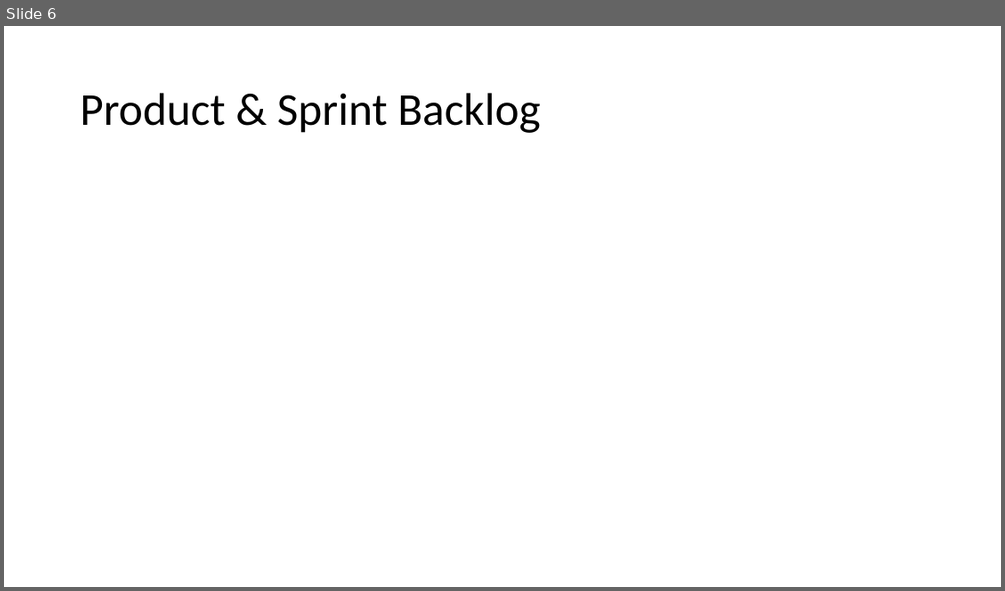
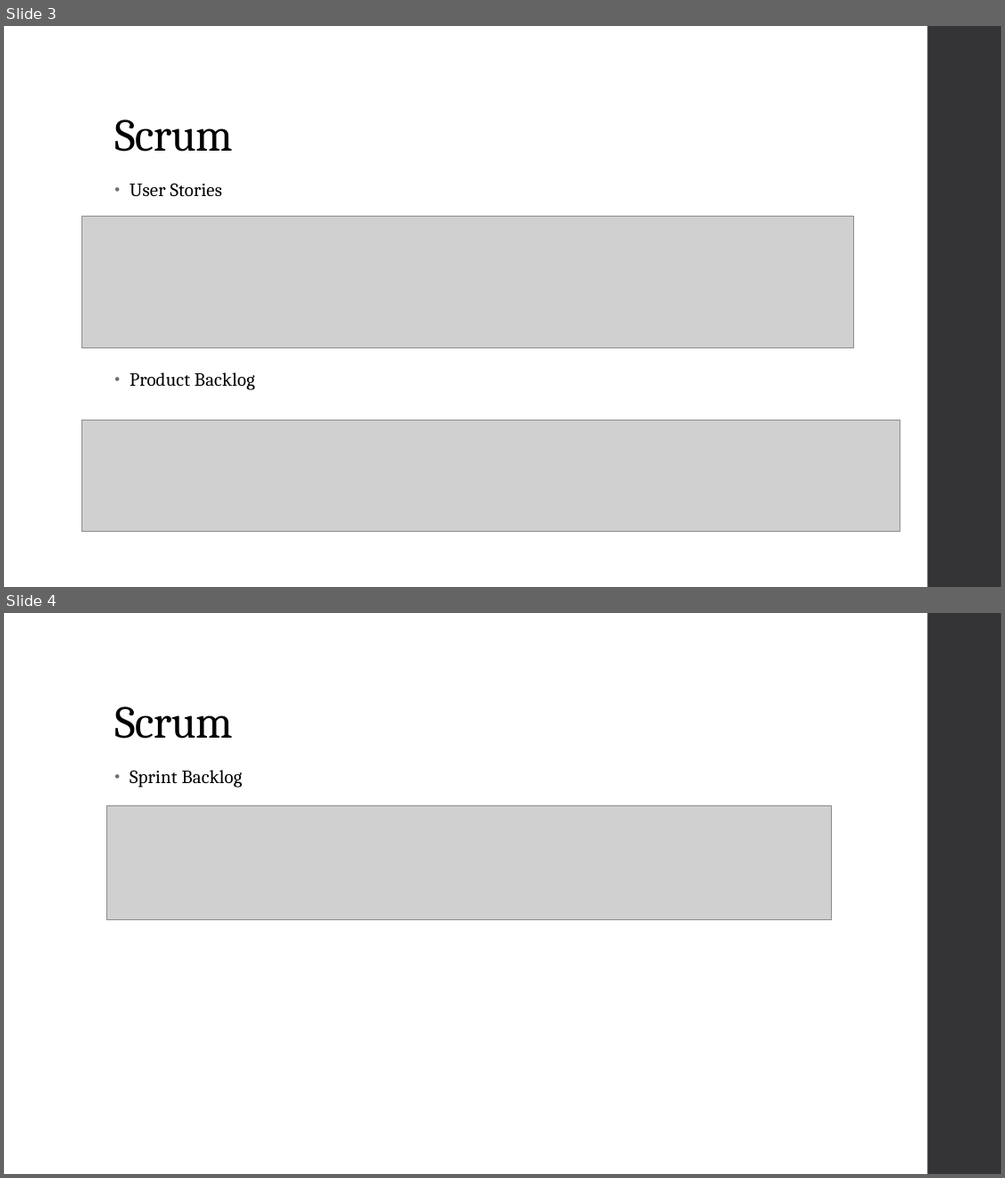
Before and after one commit to SWEHashiSG/hashi, a slide deck: documentation/Präsentation_Hashi_TeamSG.pptx. Shown one above the other, each under a label of ours: slide 6 before the commit, slides 3 and 4 after it. The pictures are 1005x591 and 1005x1178 pixels, drawn with LibreOffice and Linux fonts; fonts in the diff are those of the drawing; grey boxes stand for pictures. Boxes give left, top, right and bottom in pixels: in the first picture for what was removed or moved away, otherwise in the second. Text is boxed around its words. In the diff, an @@ line names an element or a change of style, - is before the commit and + after.

```diff
--- a/documentation/Präsentation_Hashi_TeamSG.pptx
+++ b/documentation/Präsentation_Hashi_TeamSG.pptx
@@ slide 4 added at (x1=4, y1=613, x2=1001, y2=1174), background #FFFFFF; not listed: 1 template element that a slide beside it also shows @@
@@ title added at (x1=114, y1=706, x2=233, y2=738), 44 pt, text #000000 @@
+Scrum
@@ text added at (x1=129, y1=770, x2=243, y2=787), 18 pt, text #000000 @@
+• Sprint Backlog
@@ picture added at (x1=107, y1=806, x2=832, y2=920) @@
@@ what was slide 6 is now slide 3 @@
@@ slide 3 changed as well @@
@@ rectangle added at (x1=928, y1=26, x2=1001, y2=587), fill #353537 @@
@@ title "Scrum" at (x1=114, y1=119, x2=233, y2=151): vertical alignment middle to bottom @@
@@ title at (x1=114, y1=119, x2=233, y2=151): text changed; font Calibri to Cambria @@
-Product & Sprint Backlog
+Scrum
@@ text added at (x1=129, y1=183, x2=255, y2=390), 18 pt, text #000000 @@
+• User Stories
+• Product Backlog
@@ picture added at (x1=81, y1=216, x2=853, y2=348) @@
@@ picture added at (x1=81, y1=420, x2=900, y2=532) @@
```
Also in this commit, not shown: 9 other slides changed, 2 other slides added, 1 slide removed.
